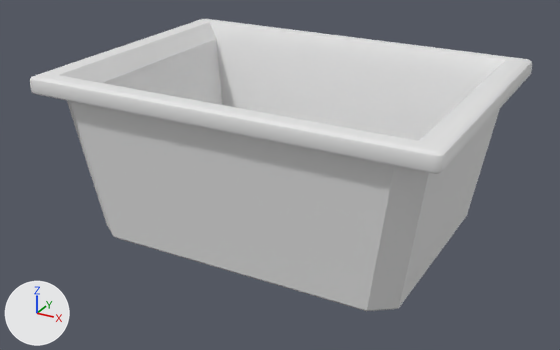
Before and after pictures for a commit that changed the FBX model UntitledDuckGame/Assets/Models/bin1.fbx.
Rendered twice from a 50 mm camera at (0.737, -1.382, 0.807) aimed at (-0.007, -0.03, 0.131). The axes (+X, +Y, +Z) are drawn at lower left. The lights are the same throughout. The picture after the commit comes second. Where no turn or scale is listed for an object, it has been applied to the vertices.

The scene before the commit, as lines of its bpy script (objects in view):
```python
me_cube_020 = bpy.data.meshes.new('Cube.020')
me_cube_020.from_pydata(...)  # 140 vertices, 138 faces; spans x -0.429..0.429, y -0.313..0.313, z 0.0..0.365
me_cube_020.materials.append(mat_bin1)  # white #e7e7e7
ob_cube = bpy.data.objects.new('Cube', me_cube_020)
ob_cube.location = (0.0, 0.0, 0.0)
```
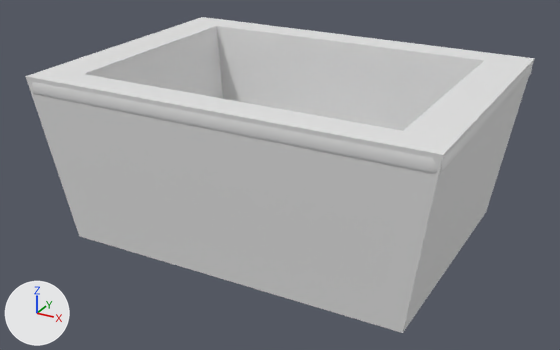
Commit message: pickup bin that supports conveyor objects

Location of each change, (x1, y1, x2, y2) in pixels of the pictures (560 x 350 px):
'bin1_COL', added
    after: (25, 17, 535, 333)
'Cube', unchanged, covered by the edit
    before: (30, 19, 532, 311)
    after: (31, 64, 532, 173)

Diff of the bpy script that builds the scene:
```diff
--- a/UntitledDuckGame/Assets/Models/bin1.fbx.py
+++ b/UntitledDuckGame/Assets/Models/bin1.fbx.py
@@ me_cube_020_1 @@
+me_cube_020_1.from_pydata([(-0.375, -0.273, 0.0), (-0.34, -0.245, 0.365), (-0.375, 0.273, 0.0), (-0.34, 0.245, 0.365), (0.375, -0.273, 0.0), (0.34, -0.245, 0.365), (0.375, 0.273, 0.0), (0.34, 0.245, 0.365), (-0.43, -0.313, 0.365), (-0.43, 0.313, 0.365), (0.43, 0.313, 0.365), (0.43, -0.313, 0.365), (0.304, 0.222, 0.06), (-0.304, 0.222, 0.06), (-0.304, -0.222, 0.06), (0.304, -0.222, 0.06)], [], [(0, 8, 9, 2), (2, 9, 10, 6), (6, 10, 11, 4), (4, 11, 8, 0), (2, 6, 4, 0), (1, 3, 9, 8), (3, 7, 10, 9), (7, 5, 11, 10), (5, 1, 8, 11), (12, 13, 14, 15), (3, 13, 12, 7), (1, 14, 13, 3), (5, 15, 14, 1), (7, 12, 15, 5)])
@@ ob_bin1_col @@
+ob_bin1_col = bpy.data.objects.new('bin1_COL', me_cube_020_1)
+ob_bin1_col.location = (0.0, 0.0, 0.0)
```
